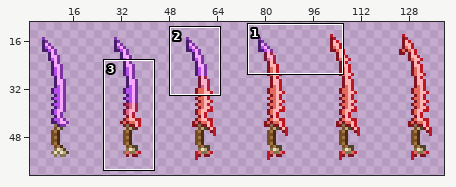
One commit to this sprite sheet: items/active/weapons/melee/unique/sanguine/starforge-sanguine.png. Above, an overview of the earlier version with the close-up marked.
Close-up. As it was:
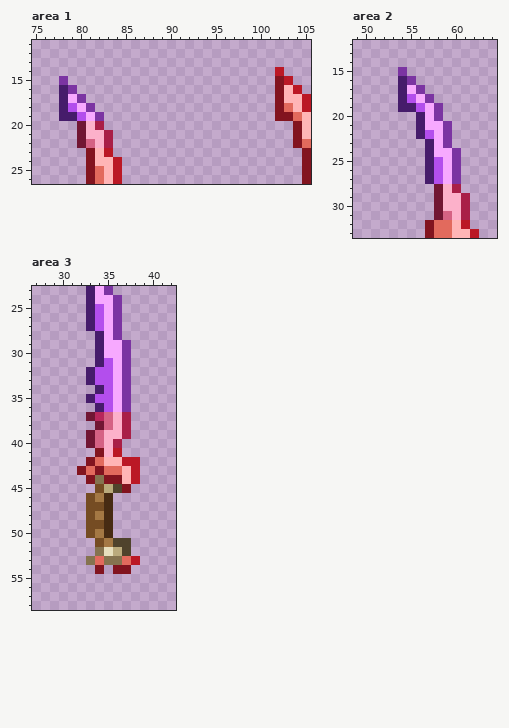
The file is 144x64 pixels. Shown: area 1: x 75..105, y 11..26; area 2: x 49..64, y 12..33; area 3: x 27..42, y 23..58. The wide view leaves out empty margins.
Now the later version:
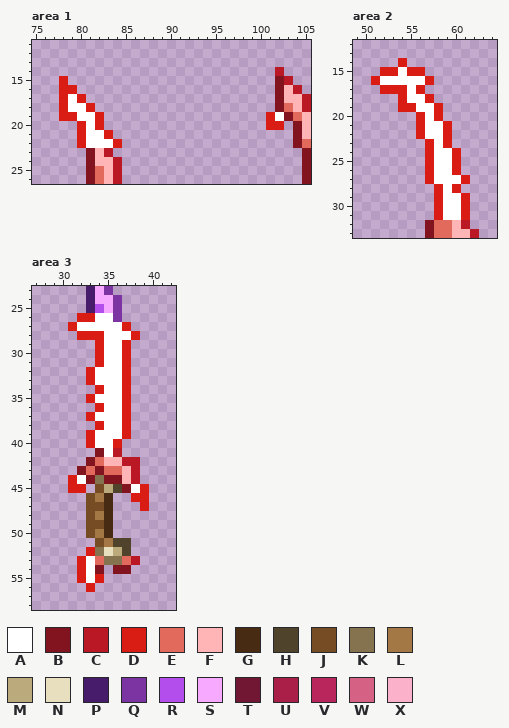
Palette (. is transparent): A #ffffff  B #82141f  C #bb1825  D #d91d14  E #e26a5d  F #ffb5b6  G #472b13  H #4f432c  J #754c23  K #85734f  L #a47844  M #baaa7c  N #e7dfbd  P #461c6b  Q #7b34a2  R #b34eed  S #f7a9ff  T #711633  U #a91f47  V #b8265b  W #d56284  X #fcb1ca
What changed:
Area 1:
y 15: x 78 Q -> D
y 16: x 78..79 PQ -> DD
y 17: x 78..80 PSQ -> DAD
y 18: x 78..81 PRSQ -> DAAD
y 19: x 78..82 PPRSQ -> DDAAD; x 101..102 .B -> DA
y 20: x 80..82 TXU -> DAD; x 101..102 .. -> DD
y 21: x 80..83 TXXU -> DAAD
y 22: x 80..84 TWXU. -> DAAAD
Area 2:
y 14: x 54 . -> D
y 15: x 52..56 ..Q.. -> DDADD
y 16: x 51..57 ...PQ.. -> DAAAAAD
y 17: x 52..56 ..PSQ -> DDDAD
y 18: x 54..57 PRSQ -> DAAD
y 19: x 54..58 PPRSQ -> DDAAD
y 20: x 56..58 PSQ -> DAD
y 21: x 56..59 PSSQ -> DAAD
y 22: x 56..59 PRSQ -> DAAD
y 23: x 57..59 PSQ -> DAD
y 24: x 57..60 PSSQ -> DAAD
y 25..26: x 57..60 PRSQ -> DAAD
y 27: x 57..61 PRSQ. -> DAAAD
y 28: x 58..60 TXU -> DAD
y 29..30: x 58..61 TXXU -> DAAD
y 31: x 58..61 TWXU -> DAAD
Area 3:
y 26: x 32..35 .PRS -> DDAA
y 27: x 31..37 ..PRSQ. -> DAAAAAD
y 28: x 32..38 ..PSQ.. -> DDDAAAD
y 29..30: x 34..37 PSSQ -> DAAD
y 31: x 34..37 PRSQ -> DAAD
y 32..33: x 33..37 PRRSQ -> DAAAD
y 34: x 34..37 PRSQ -> DAAD
y 35: x 33..37 PRRSQ -> DAAAD
y 36: x 34..37 PRSQ -> DAAD
y 37: x 33..37 TVWXU -> DAAAD
y 38: x 34..37 TWXU -> DAAD
y 39: x 33..37 TWXXU -> DAAAD
y 40: x 33..36 TWXU -> DAAD
y 41: x 35 X -> A
y 44: x 31..32 .. -> DA
y 45: x 31..32 .. -> DD; x 38..39 .. -> AD
y 46: x 38..39 .. -> DD
y 47: x 39 . -> D
y 52: x 33 . -> D
y 53: x 32..33 .K -> DA
y 54: x 32..33 .. -> DA
y 55: x 32..34 ... -> DAD
y 56: x 33 . -> D
